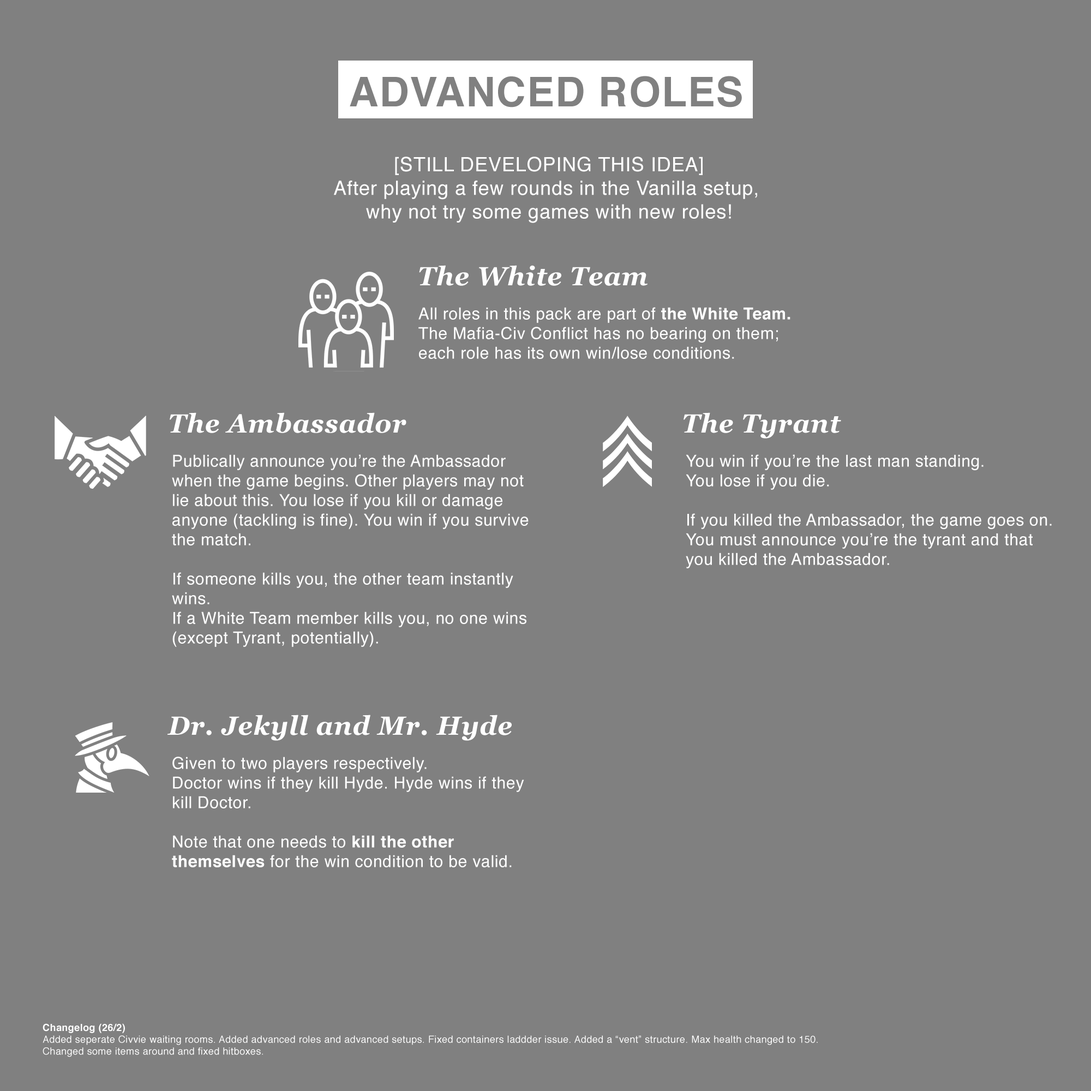
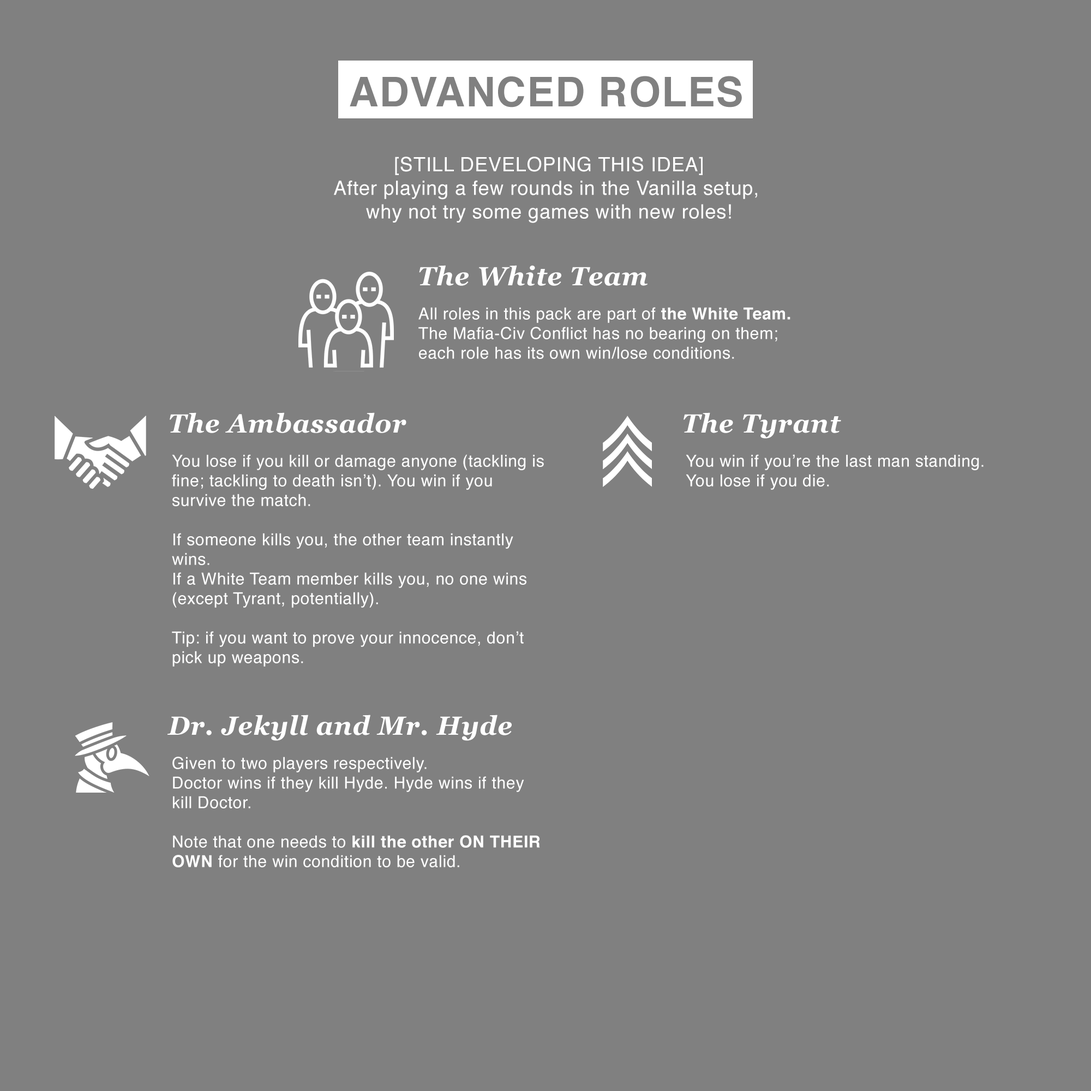
Layer changes from the first 1091 × 1091 image to the second:
painted on "Given to two players respectively. Doctor wins if they kill Hyd" over left=171, top=835, right=541, bottom=868
painted on "You win if you’re the last man standing. You lose if you die." over left=686, top=513, right=1053, bottom=569
renamed "Publically announce you’re the Ambassador when the game begins." to "You lose if you kill or damage anyone (tackling is fine; tackli", painted on it over left=171, top=454, right=545, bottom=667
painted on "All roles in this pack are part of the White Team. The Mafia-Ci" over left=481, top=326, right=779, bottom=343
removed layer "Changelog (26/2) Added seperate Civvie waiting rooms. Added adv" over left=42, top=1023, right=819, bottom=1058
